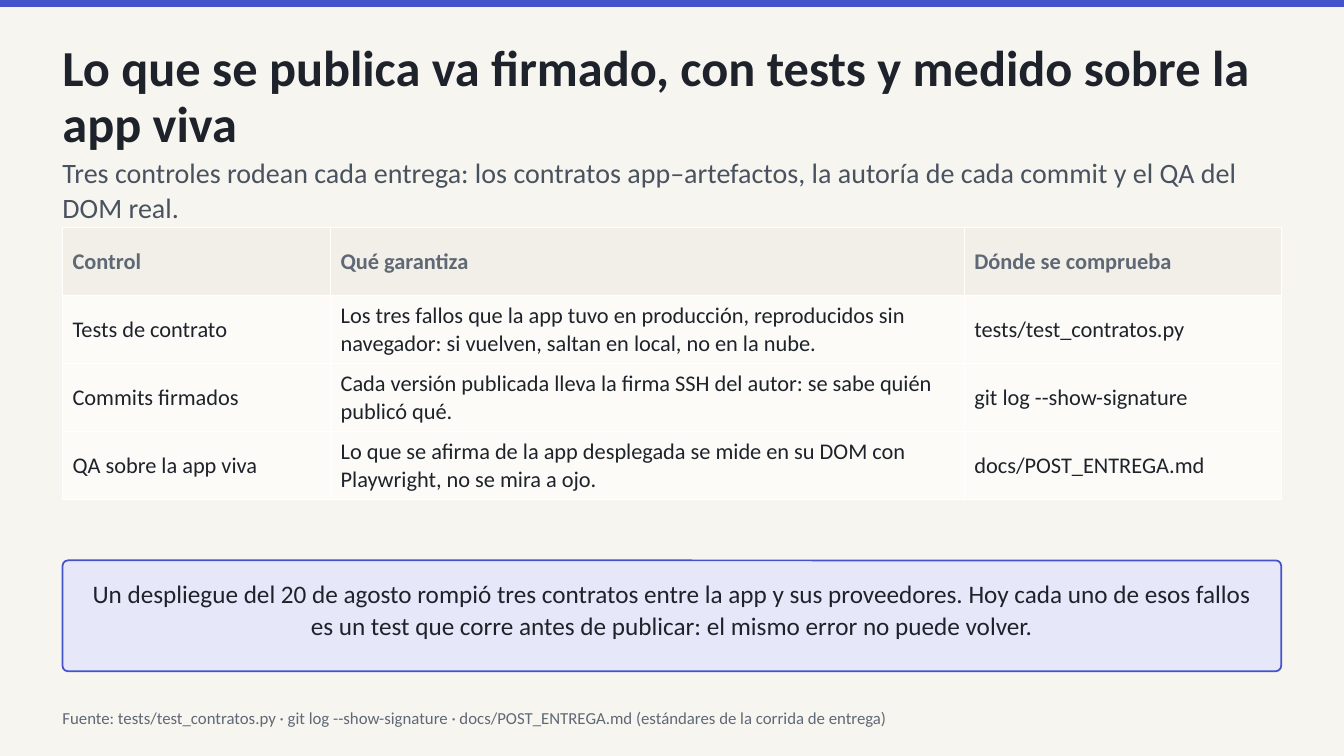
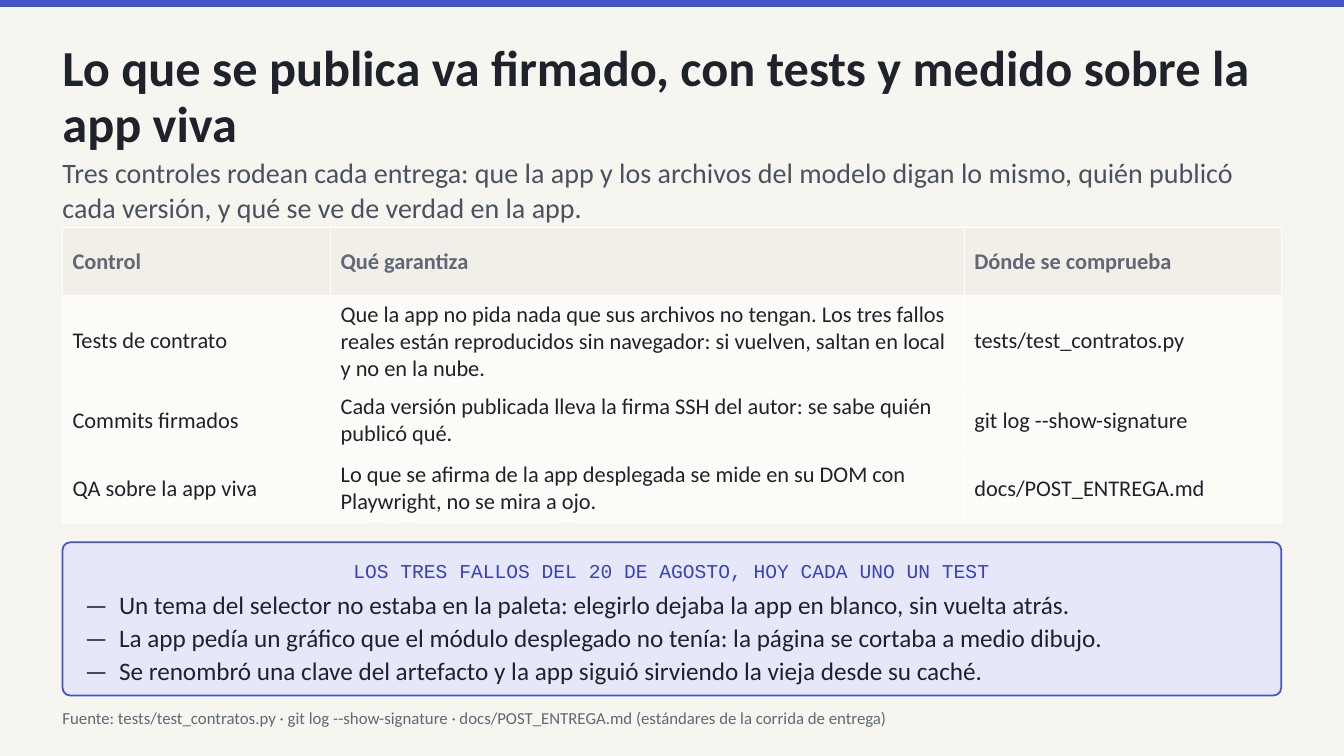
Before and after one commit to IchiSieben/enaho-ingresos-informalidad, a slide deck: slide 7 of docs/presentacion/ENAHO_exposicion.pptx. Drawn at 1344x756 pixels with LibreOffice and Linux fonts; fonts in the diff are those of the drawing. Boxes give left, top, right and bottom in pixels: in the first picture for what was removed or moved away, otherwise in the second. Text is boxed around its words. In the diff, an @@ line names an element or a change of style, - is before the commit and + after.

```diff
--- a/docs/presentacion/ENAHO_exposicion.pptx
+++ b/docs/presentacion/ENAHO_exposicion.pptx
@@ text at [62,163,1232,223]: text changed @@
-Tres controles rodean cada entrega: los contratos app–artefactos, la autoría de cada commit y el QA del DOM real.
+Tres controles rodean cada entrega: que la app y los archivos del modelo digan lo mismo, quién publicó cada versión, y qué se ve de verdad en la app.
@@ table at [63,228,1281,517] @@
-row 2, column 2: Los tres fallos que la app tuvo en producción, reproducidos sin navegador: si vuelven, saltan en local, no en la nube.
+row 2, column 2: Que la app no pida nada que sus archivos no tengan. Los tres fallos reales están reproducidos sin navegador: si vuelven, saltan en local y no en la nube.
@@ rounded rectangle "LOS TRES FALLOS DEL 20 ...": place and size @@
-rounded rectangle "LOS TRES FALLOS DEL 20 ..." at [63,561,1281,671]
+rounded rectangle "LOS TRES FALLOS DEL 20 ..." at [63,542,1281,696]
@@ text in rounded rectangle at [119,565,1102,685]: text changed @@
-Un despliegue del 20 de agosto rompió tres contratos entre la app y sus proveedores. Hoy cada uno de esos fallos es un test que corre antes de publicar: el mismo error no puede volver.
+LOS TRES FALLOS DEL 20 DE AGOSTO, HOY CADA UNO UN TEST
+— Un tema del selector no estaba en la paleta: elegirlo dejaba la app en blanco, sin vuelta atrás.
+— La app pedía un gráfico que el módulo desplegado no tenía: la página se cortaba a medio dibujo.
+— Se renombró una clave del artefacto y la app siguió sirviendo la vieja desde su caché.
```
Also in this commit, not shown: 6 other slides changed, 7 other files.
